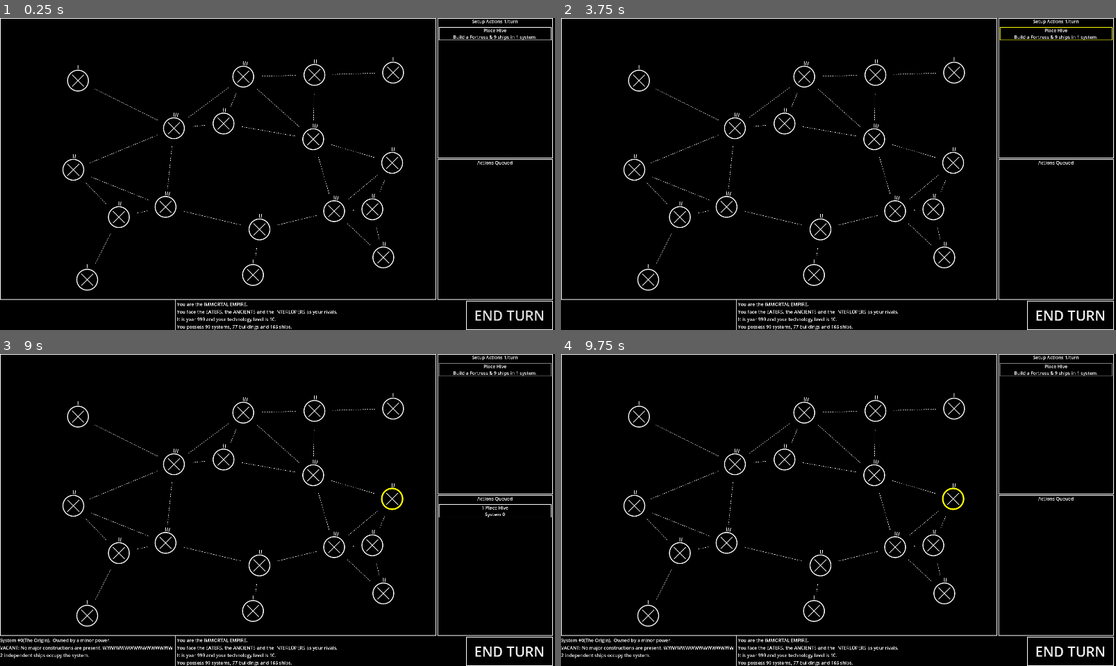
Above: before the commit, frames 1-4 (two rows, left to right).
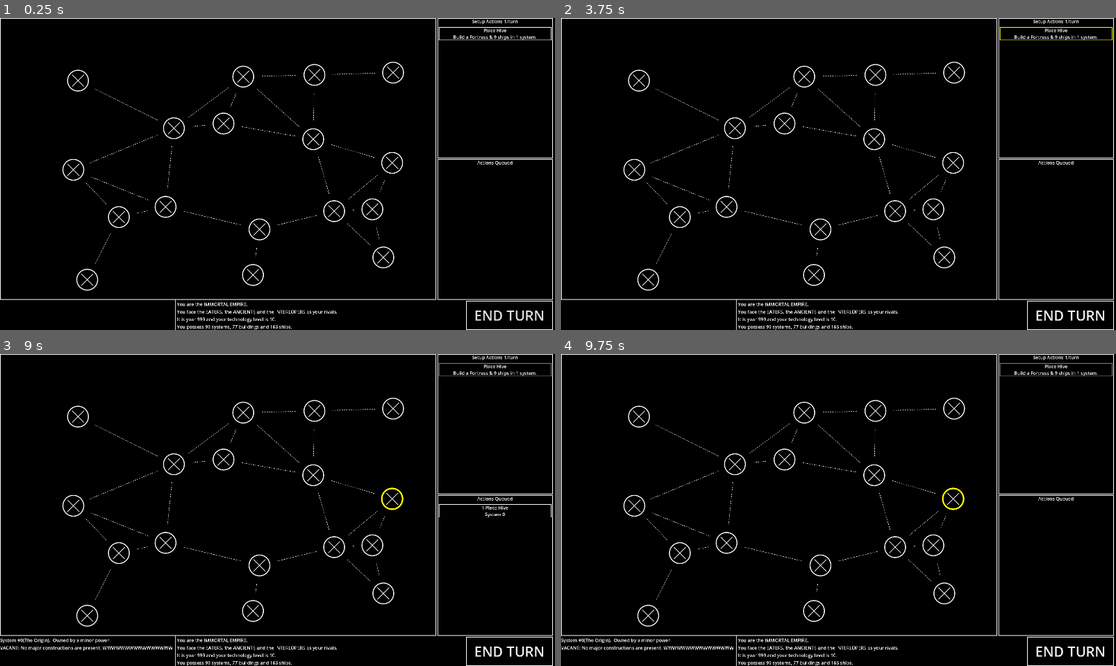
Above: after the commit, the same moments.

Repository: snhumphr/starpath
Game: Godot game, scene res://scenes/game.tscn
Same seed, same stepped clock (60 frames per second), same inputs: the game is played once before the commit and once after it.
Inputs (mouse positions are in pixels of both pictures, inside the frame that each line leads up to):
- Up to frame 1 (0.25 s): no input
- Up to frame 2 (3.75 s): click "END TURN" at 0.5 s; click "END TURN" at 1.25 s; click "END TURN" at 2 s; tap Enter at 2.75 s; move the mouse to (838, 174) at 2.77 s; tap 1 (1) at 2.85 s; click (838, 174) at 2.92 s; tap 9 (9) at 3.05, 3.6 s; tap Space at 3.5 s; move the mouse to (1054, 33) at 3.52 s; click (1054, 33) at 3.67 s
- Up to frame 3 (9 s): tap 1 (1) at 3.8, 4.35, 5.3, 6.8, 8.3 s; tap Enter at 4.25, 5.75 s; move the mouse to (333, 441) at 4.27 s; click (333, 441) at 4.42 s; tap 9 (9) at 4.55, 6.05, 7.55 s; tap Space at 5, 6.5 s; move the mouse to (249, 572) at 5.02 s; tap 2 (2) at 5.1 s; click (249, 572) at 5.17 s; move the mouse to (444, 556) at 5.77 s; tap 3 (3) at 5.85 s; click (444, 556) at 5.92 s; move the mouse to (111, 463) at 6.52 s; tap 4 (4) at 6.6 s; click (111, 463) at 6.67 s; move the mouse to (305, 510) at 7.27 s; tap 5 (5) at 7.35 s; click (305, 510) at 7.42 s; move the mouse to (194, 432) at 8.02 s; tap 6 (6) at 8.1 s; click (194, 432) at 8.17 s; move the mouse to (399, 494) at 8.77 s; tap 7 (7) at 8.85 s; click (399, 494) at 8.92 s
- Up to frame 4 (9.75 s): tap 9 (9) at 9.05 s; move the mouse to (1054, 510) at 9.52 s; tap 8 (8) at 9.6 s; click (1054, 510) at 9.67 s

The runs differ from the first frame. In frame 1, less than 0.1% of the frame differs, in the area x 13-72%, y 12-81%; in frame 2, less than 0.1%; in frame 3, 0.2%, in the area x 0-72%, y 12-98%; in frame 4, 0.2%.

Commit message:
More setup phase work mostly

Diff:
--- a/classes/actions/factionaction.gd
+++ b/classes/actions/factionaction.gd
@@ -26,10 +26,6 @@
 func is_action_valid_base(actor_id: int, galaxy: Galaxy, selection: ActionSelection, action_queue: Array[FactionAction] = []) -> bool:
 
 	#var target_systems: Array[StarSystem] = selection.get_selected_systems()
-
-	if galaxy.actions_disabled:
-		print("Actions cannot currently be used in this galaxy")
-		return false
 
 	if self.is_setup_action != galaxy.in_setup:
 		print("Action cannot be used in current galaxy due to setup state")
--- a/classes/factions/eaters.gd
+++ b/classes/factions/eaters.gd
@@ -53,6 +53,9 @@
 
 	var move_action: MoveAction = MoveAction.new()
 	move_action.init()
+	move_action.action_category = "Swarm"
+	move_action.action_name = "Move"
+	move_action.short_desc = "Move 1-9 ships to an adjacent system."
 	eater_actions.append(move_action)
 
 	return eater_actions
--- a/classes/galaxy.gd
+++ b/classes/galaxy.gd
@@ -11,8 +11,10 @@
 @export var ships: Array[Ship] = []
 
 @export var current_turn: int = 0
+@export var setup_index: int = 0
+@export var setup_order: Array[int] = []
 @export var in_setup: bool = true
-@export var actions_disabled: bool = false
+
 @export var player_id: int
 
 func end_setup() -> void:
--- a/classes/player.gd
+++ b/classes/player.gd
@@ -2,6 +2,7 @@
 class_name Player
 
 @export var player_id: int
+@export var network_id: int
 @export var faction_id: Faction.FACTION_IDS
 @export var player_name: String
 @export var colour: Color
--- a/scripts/galaxy_gen.gd
+++ b/scripts/galaxy_gen.gd
@@ -88,9 +88,12 @@
 		var player: Player = galaxy.players[index]
 		var player_faction: Faction = galaxy.factions[player.player_id]
 		if not player.is_hidden and not player.resigned:
-			order.append(player_faction.setup_priority+index)
+			order.append(player.player_id)
+			#order.append(player_faction.setup_priority+index)
 
 	order.sort()
+
+	#TODO: MAKE THIS ACTUALLY RETURN A LIST OF PLAYER IDS SORTED BY THEIR FACTION PRIORITY
 
 	return order
 
--- a/scripts/game.gd
+++ b/scripts/game.gd
@@ -43,18 +43,20 @@
 	neutral_player.faction_id = Faction.FACTION_IDS.NONE
 	neutral_player.resigned = true
 	neutral_player.is_hidden = true
+	neutral_player.network_id = -1
 	neutral_player.player_id = 0
 
 	var test_player: Player = Player.new()
 	test_player.player_name = "Arc"
 	test_player.colour = Color.BLUE
 	test_player.faction_id = Faction.FACTION_IDS.DEVOURER
+	test_player.network_id = 1
 	test_player.player_id = 1
 
 	self.player_ids = {1 : 1}
 
 	self.galaxy.players = [neutral_player, test_player]
-	self.galaxy.player_id = 0
+	self.galaxy.player_id = 1
 	self.galaxy.factions[0] = Faction.new()
 	self.galaxy.factions[0].player_id = 0
 	self.galaxy.factions[0].fac_id = Faction.FACTION_IDS.NONE
@@ -62,6 +64,8 @@
 	self.galaxy.factions[self.galaxy.player_id].init(self.galaxy.player_id)
 	self.galaxy.factions[self.galaxy.player_id].player_id = self.galaxy.player_id
 
+	self.galaxy.setup_order = self.GalaxyGen.generate_setup_order(self.galaxy)
+
 	await get_tree().process_frame
 	ActionPanel.init(self.galaxy)
 	self.update_map()
@@ -70,7 +74,7 @@
 
 
 
-	self.GalaxyGen.place_neutrals(self.galaxy)
+	#self.GalaxyGen.place_neutrals(self.galaxy)
 	self.update_map()
 
 func submit_orders(submitted_actions: Array[FactionAction]) -> void:
@@ -97,6 +101,14 @@
 
 		var new_galaxy: Galaxy = self.TurnProcessor.process_turn(self.galaxy, orders_dict)
 		rpc("receive_turn", new_galaxy)
+	elif galaxy.in_setup:
+		var wanted_network_id: int = -1
+		for player in self.galaxy.players:
+			if player.player_id == self.galaxy.setup_order[self.galaxy.setup_index]:
+				wanted_network_id = player.network_id
+		if self.turn_orders.keys().has(wanted_network_id):
+			var new_galaxy: Galaxy = self.TurnProcessor.process_turn(self.galaxy, {wanted_network_id: self.turn_orders[wanted_network_id]})
+			rpc("receive_turn", new_galaxy)
 
 @rpc("authority", "call_local", "reliable")
 func receive_turn(received_galaxy: Galaxy) -> void:
@@ -308,9 +320,7 @@
 
 	var end_turn_allowed: bool = true
 
-	if self.galaxy.actions_disabled and self.action_queue.size() > 0:
-		end_turn_allowed = false
-	elif self.galaxy.in_setup and self.action_queue.size() == 0:
+	if self.galaxy.in_setup and self.action_queue.size() == 0:
 		end_turn_allowed = false
 	else:
 		for action in self.action_queue:
--- a/scripts/turn_processor.gd
+++ b/scripts/turn_processor.gd
@@ -20,6 +20,12 @@
 
 	#regenerate all faction resources + increase tech levels
 
-	new_galaxy.current_turn += 1
+	if new_galaxy.in_setup:
+		new_galaxy.setup_index +=1
+		if new_galaxy.setup_index >= new_galaxy.setup_order.size():
+			new_galaxy.in_setup = false
+
+	if not new_galaxy.in_setup:
+		new_galaxy.current_turn += 1
 
 	return new_galaxy
Not shown, removed: game.tscn740398618.tmp
Not shown, removed: scenes/game.tscn6489065435.tmp
Not shown, removed: scenes/game.tscn6927108521.tmp
